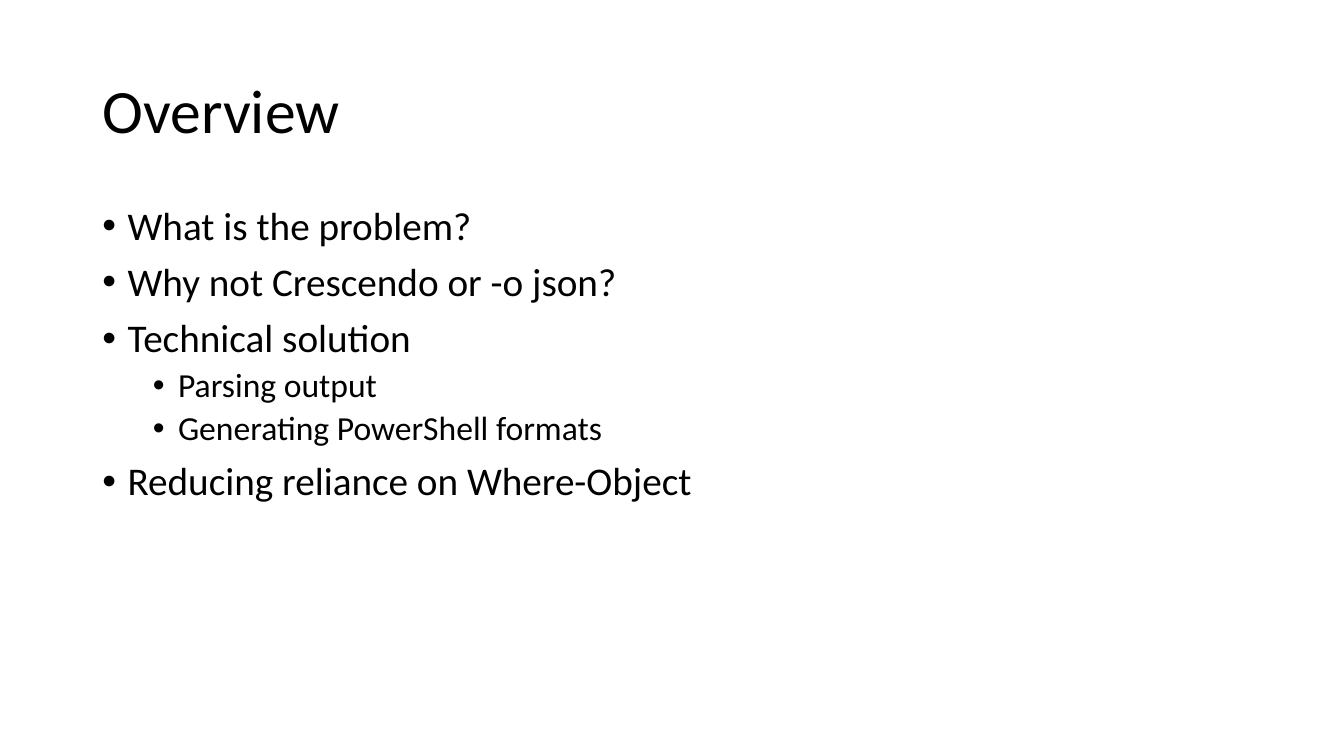
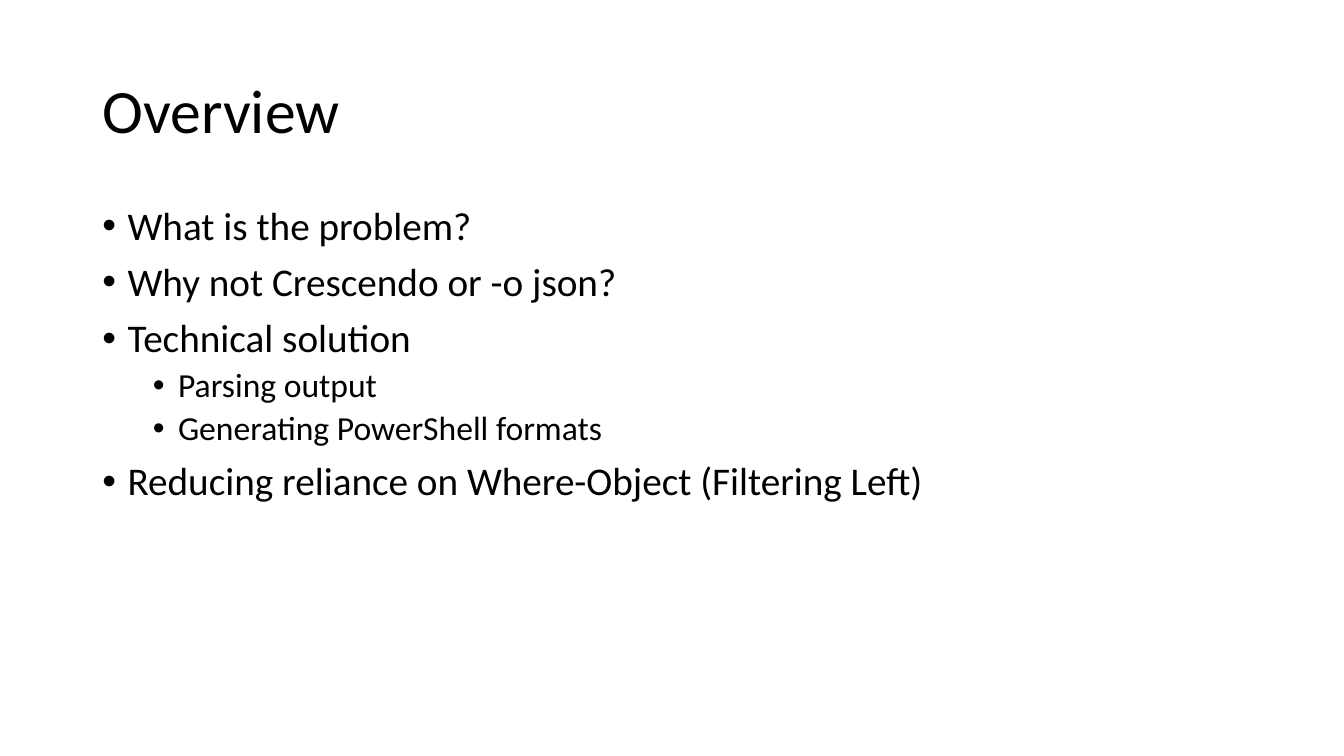
Before and after one commit to ThePoShWolf/Sessions, a slide deck: slide 3 of 2023-04-27 - Making Kubectl PowerShell friendly/PowerShell Summit 2023 - Making Kubectl PowerShell friendly.pptx. Drawn at 1344x756 pixels with LibreOffice and Linux fonts; fonts in the diff are those of the drawing; background and template pictures are left out. Boxes give left, top, right and bottom in pixels: in the first picture for what was removed or moved away, otherwise in the second. Text is boxed around its words. In the diff, an @@ line names an element or a change of style, - is before the commit and + after.

Commit message:
adding more slides

```diff
--- a/2023-04-27 - Making Kubectl PowerShell friendly/PowerShell Summit 2023 - Making Kubectl PowerShell friendly.pptx
+++ b/2023-04-27 - Making Kubectl PowerShell friendly/PowerShell Summit 2023 - Making Kubectl PowerShell friendly.pptx
@@ text at bbox=[128, 466, 923, 502]: text changed @@
-• Reducing reliance on Where-Object
+• Reducing reliance on Where-Object (Filtering Left)
```
Also in this commit, not shown: 5 slides added.
